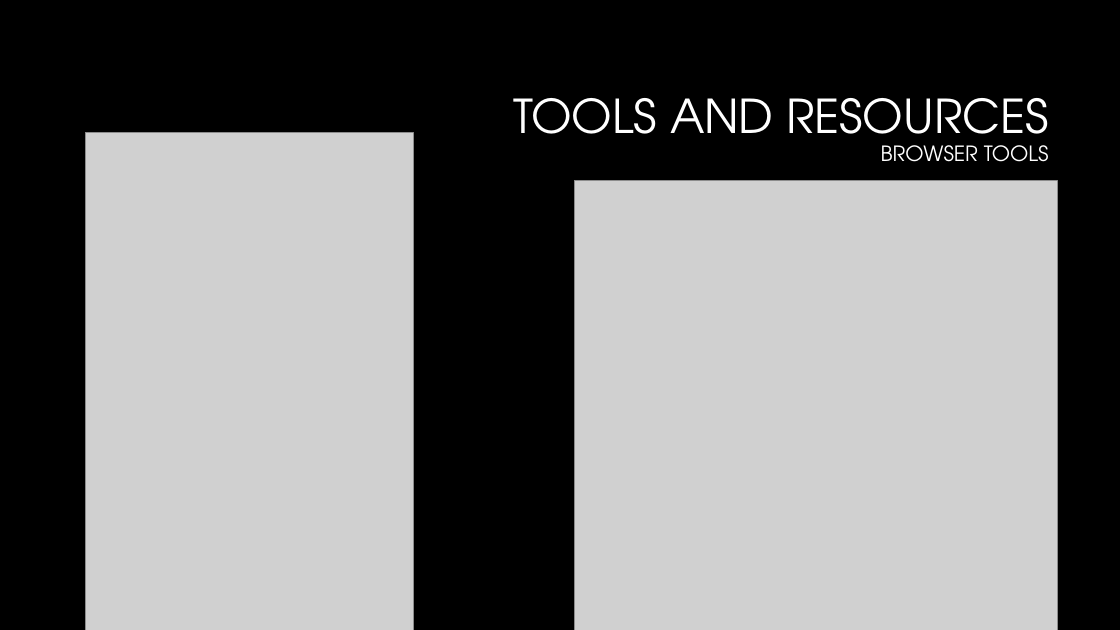
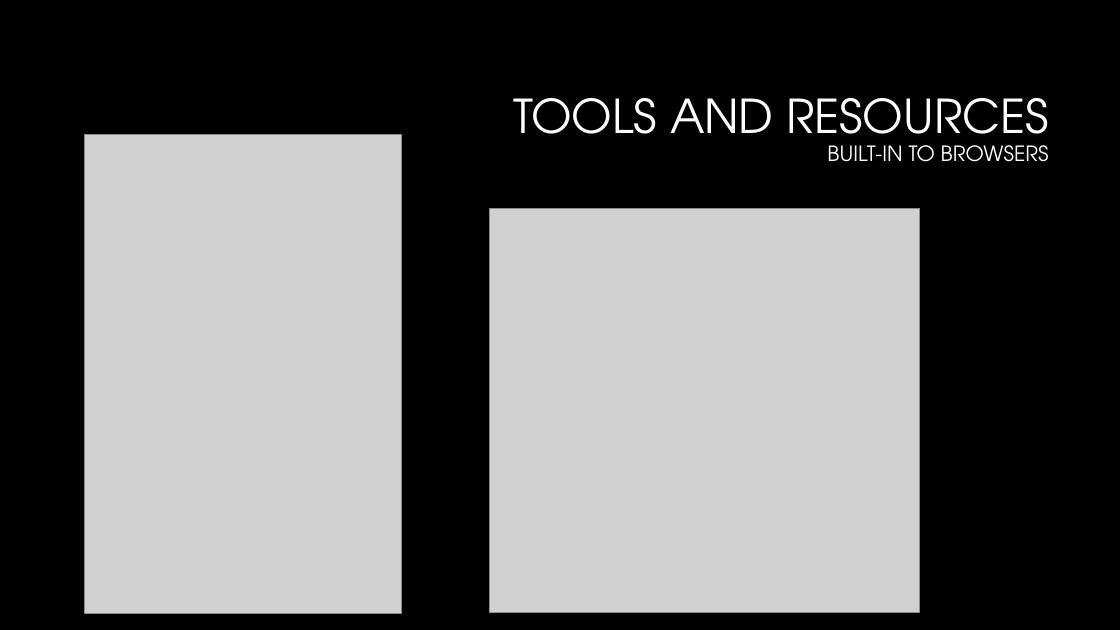
Before and after one commit to CorgiDev/A11y-Materials, a slide deck: slide 8 of Presenations/2023 Presentations/2023_Accessibility Testing.pptx (slide 10 before the commit). Drawn at 1120x630 pixels with LibreOffice and Linux fonts; fonts in the diff are those of the drawing; grey boxes stand for pictures; background and template pictures are left out. Boxes give left, top, right and bottom in pixels: in the first picture for what was removed or moved away, otherwise in the second. Text is boxed around its words. In the diff, an @@ line names an element or a change of style, - is before the commit and + after.

```diff
--- a/Presenations/2023 Presentations/2023_Accessibility Testing.pptx
+++ b/Presenations/2023 Presentations/2023_Accessibility Testing.pptx
@@ title at [513, 98, 1049, 162]: text changed; size 40 to 18 pt @@
-TOOLS AND RESOURCES
-BROWSER TOOLS
+TOOLS AND RESOURCES
+BUILT-IN TO BROWSERS
@@ picture: place and size @@
-picture at [85, 133, 413, 630]
+picture at [85, 134, 402, 614]
@@ picture: place and size @@
-picture at [575, 180, 1057, 630]
+picture at [490, 208, 920, 612]
```
Also in this commit, not shown: 3 other slides changed, 1 slide added.
